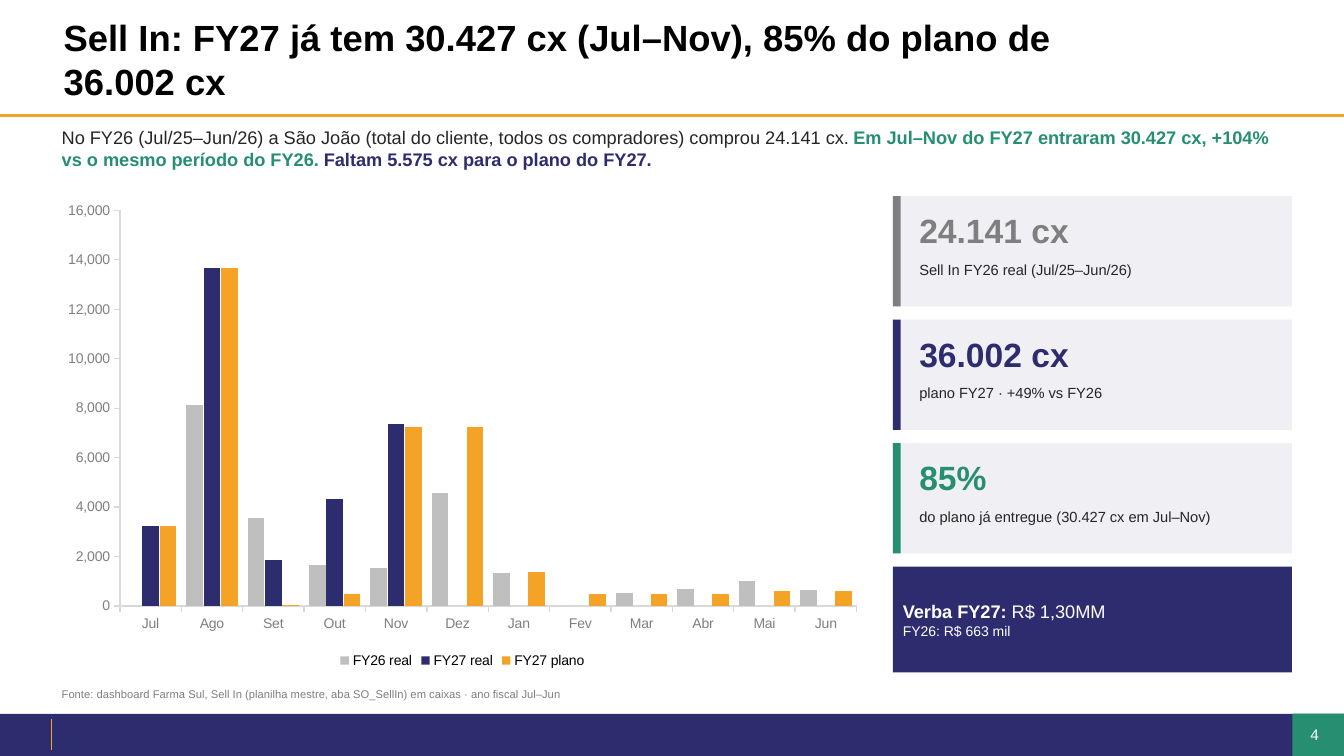
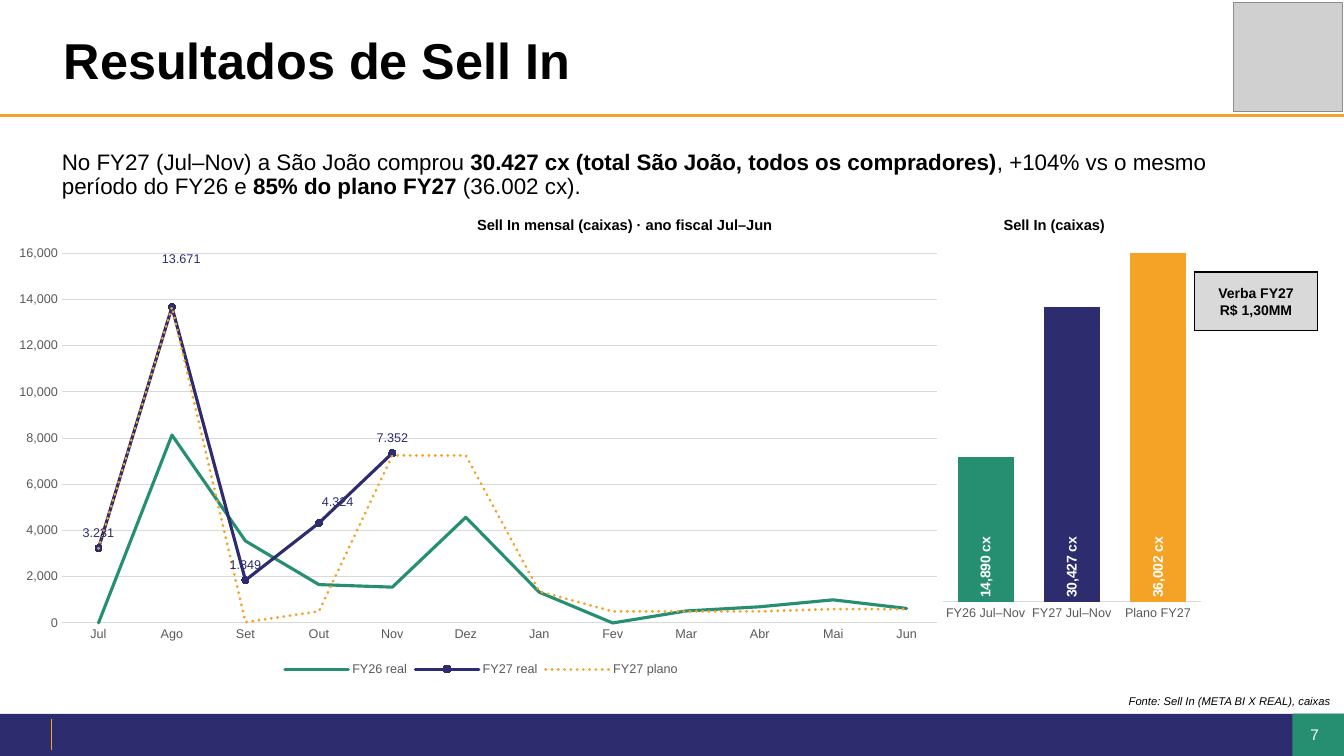
Before and after one commit to giovanoanjos27-del/Dashboard-Farma-sul, a slide deck: slide 7 of jbp/JBP2027_SaoJoao_Isadora.pptx (slide 4 before the commit). Drawn at 1344x756 pixels with LibreOffice and Linux fonts; fonts in the diff are those of the drawing; grey boxes stand for pictures; background and template pictures are left out. Boxes give left, top, right and bottom in pixels: in the first picture for what was removed or moved away, otherwise in the second. Text is boxed around its words. In the diff, an @@ line names an element or a change of style, - is before the commit and + after.

```diff
--- a/jbp/JBP2027_SaoJoao_Isadora.pptx
+++ b/jbp/JBP2027_SaoJoao_Isadora.pptx
@@ rectangle added at (1177,11,1324,104), fill #FFFFFF @@
@@ picture added at (1234,3,1343,112) @@
@@ title at (64,42,570,80): text changed; size 26 to 36 pt @@
-Sell In: FY27 já tem 30.427 cx (Jul–Nov), 85% do plano de 36.002 cx
+Resultados de Sell In
@@ text removed at (62,130,1269,170) @@
-No FY26 (Jul/25–Jun/26) a São João (total do cliente, todos os compradores) comprou 24.141 cx. Em Jul–Nov do FY27 entraram 30.427 cx, +104% vs o mesmo período do FY26. Faltam 5.575 cx para o plano do FY27.
@@ text added at (62,153,1206,199), 16 pt, text #000000 @@
+No FY27 (Jul–Nov) a São João comprou 30.427 cx (total São João, todos os compradores), +104% vs o mesmo período do FY26 e 85% do plano FY27 (36.002 cx).
@@ rectangle removed at (893,197,1293,307) @@
@@ rectangle removed at (893,197,901,307) @@
@@ column chart added at (938,206,1207,629) @@
+categories: FY26 Jul–Nov, FY27 Jul–Nov, Plano FY27
+Series 1: 14890, 30427, 36002
@@ column chart at (0,237,963,681) @@
@@ column chart to line chart @@
@@ colour of FY26 real #BFBFBF to #268F72 @@
@@ data labels of FY27 real added @@
@@ legend changed @@
@@ category axis changed @@
@@ value axis changed @@
@@ bar spacing changed @@
@@ background changed @@
@@ line chart: place and size @@
-line chart at (51,193,873,673)
+line chart at (0,237,963,681)
@@ text added at (477,219,772,233), 10.5 pt, text #000000, bold @@
+Sell In mensal (caixas) · ano fiscal Jul–Jun
@@ text removed at (919,219,1068,243) @@
-24.141 cx
@@ text added at (1004,219,1105,233), 10.5 pt, text #000000, bold @@
+Sell In (caixas)
@@ text removed at (919,264,1132,278) @@
-Sell In FY26 real (Jul/25–Jun/26)
@@ rectangle "Verba FY27": place and size @@
-rectangle "Verba FY27" at (893,567,1293,673)
+rectangle "Verba FY27" at (1195,272,1318,331)
@@ rectangle "Verba FY27" at (1195,272,1318,331): fill #2D2C6E to #D9D9D9; outline none to #000000 1.25 pt @@
@@ text in rectangle at (1218,288,1293,317): text changed; size 13 to 10 pt; text colour #FFFFFF to #000000; bold on @@
-Verba FY27: R$ 1,30MM
-FY26: R$ 663 mil
+Verba FY27
+R$ 1,30MM
@@ rectangle removed at (893,320,1293,430) @@
@@ rectangle removed at (893,320,901,430) @@
@@ text removed at (919,343,1068,368) @@
-36.002 cx
@@ text removed at (919,387,1102,401) @@
-plano FY27 · +49% vs FY26
@@ rectangle removed at (893,444,1293,554) @@
@@ rectangle removed at (893,444,901,554) @@
@@ text removed at (919,466,986,491) @@
-85%
@@ text removed at (919,511,1211,525) @@
-do plano já entregue (30.427 cx em Jul–Nov)
@@ text removed at (62,690,561,700) @@
-Fonte: dashboard Farma Sul, Sell In (planilha mestre, aba SO_SellIn) em caixas · ano fiscal Jul–Jun
@@ text added at (1129,697,1330,708), 8 pt, text #000000, italic @@
+Fonte: Sell In (META BI X REAL), caixas
@@ page number at (1293,715,1337,755): text changed @@
-4
+7
@@ page number at (1310,729,1319,740): text changed @@
-4
+7
```
Also in this commit, not shown: 6 other slides changed, 9 slides added, 7 slides removed, 7 other files.
